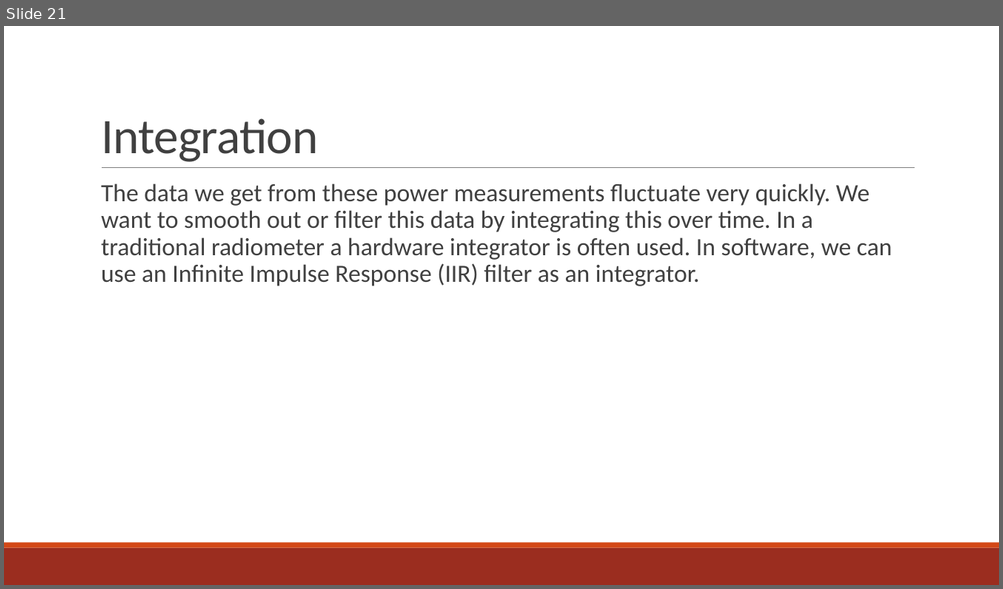
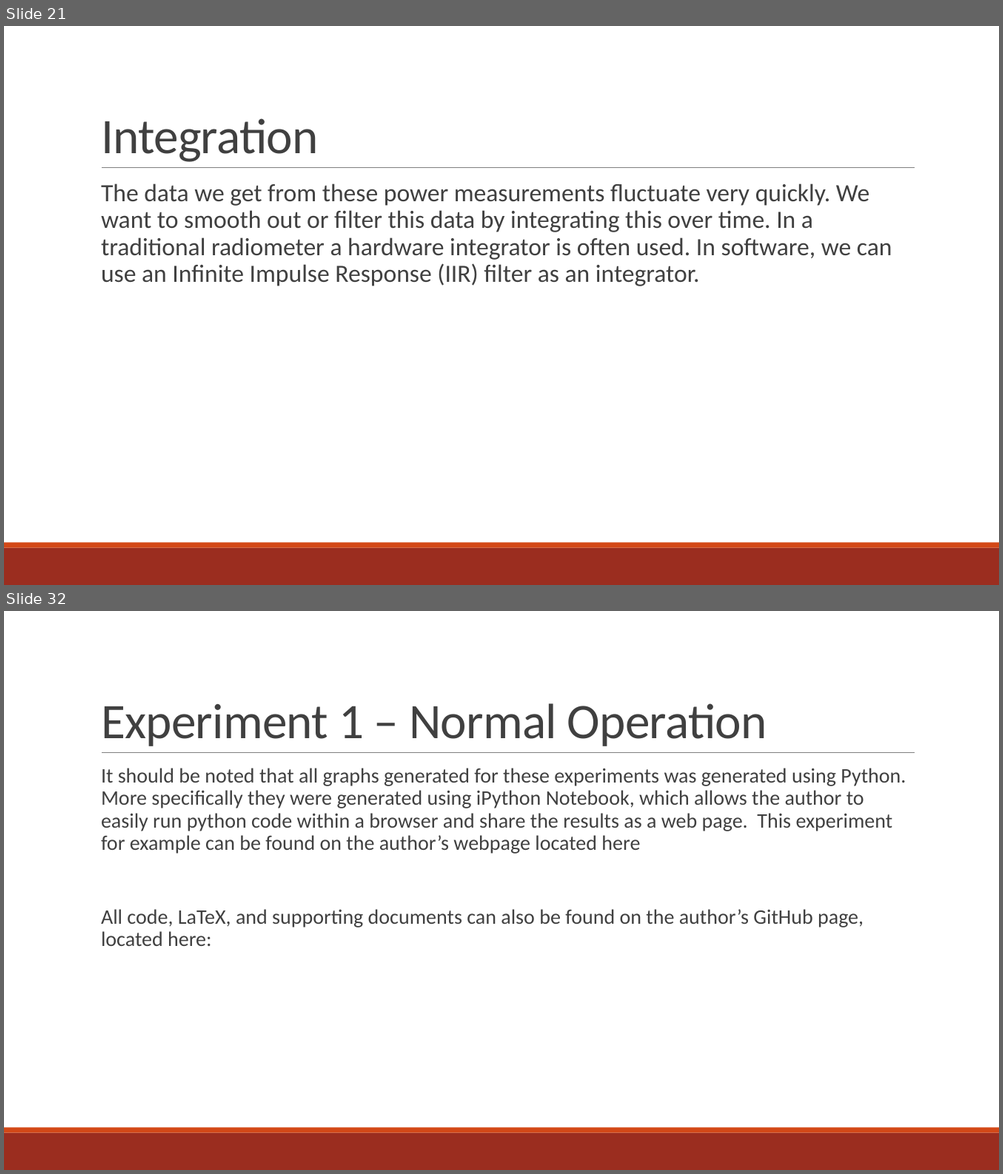
Before and after one commit to matgyver/Radiometer-SDR-Thesis, a slide deck: Presentation/Final Oral Presentation.pptx. Shown one above the other, each under a label of ours: slide 21 before the commit, slides 21 and 32 after it; the slides between them are not shown. The pictures are 1003x589 and 1003x1174 pixels, drawn with LibreOffice and Linux fonts; fonts in the diff are those of the drawing. Boxes give left, top, right and bottom in pixels: in the first picture for what was removed or moved away, otherwise in the second. Text is boxed around its words. In the diff, an @@ line names an element or a change of style, - is before the commit and + after.

Commit message:
Update to presentation
Update to presentation

```diff
--- a/Presentation/Final Oral Presentation.pptx
+++ b/Presentation/Final Oral Presentation.pptx
@@ slide 32 added at (4,611,999,1170), background #FFFFFF; not listed: 3 template elements that a slide beside it also shows @@
@@ title added at (101,703,767,746), 48 pt, text #404040 @@
+Experiment 1 – Normal Operation
@@ text added at (101,768,905,946), 20 pt, text #404040 @@
+  It should be noted that all graphs generated for these experiments was generated using Python. More specifically they were generated using iPython Notebook, which allows the author to easily run python code within a browser and share the results as a web page. This experiment for example can be found on the author’s webpage located here
+  All code, LaTeX, and supporting documents can also be found on the author’s GitHub page, located here:
```
Also in this commit, not shown: 14 other slides added.
